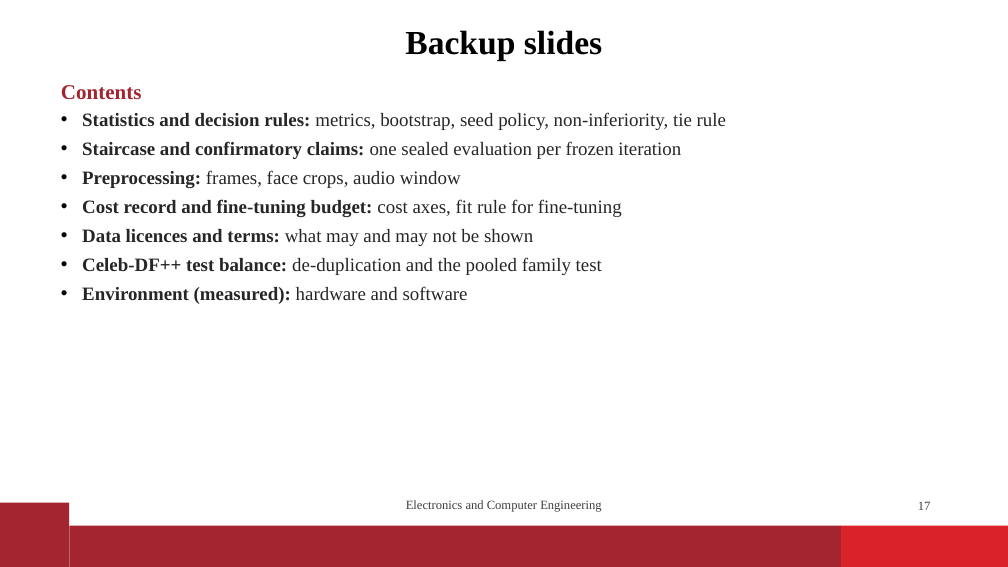
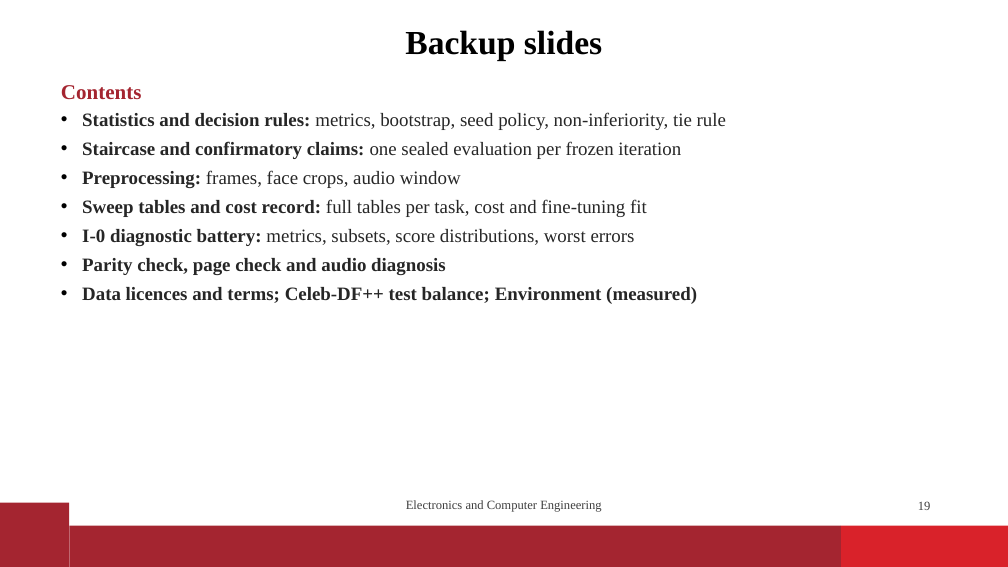
Before and after one commit to vaibhavshiroorkar/deepfake-detection, a slide deck: slide 19 of slides/DeepFake_Detection_Presentation.pptx (slide 17 before the commit). Drawn at 1008x567 pixels with LibreOffice and Linux fonts; fonts in the diff are those of the drawing; background and template pictures are left out. Boxes give left, top, right and bottom in pixels: in the first picture for what was removed or moved away, otherwise in the second. Text is boxed around its words. In the diff, an @@ line names an element or a change of style, - is before the commit and + after.

```diff
--- a/slides/DeepFake_Detection_Presentation.pptx
+++ b/slides/DeepFake_Detection_Presentation.pptx
@@ text at (82, 199, 697, 304): text changed; bold on @@
-• Cost record and fine-tuning budget: cost axes, fit rule for fine-tuning
-• Data licences and terms: what may and may not be shown
-• Celeb-DF++ test balance: de-duplication and the pooled family test
-• Environment (measured): hardware and software
+• Sweep tables and cost record: full tables per task, cost and fine-tuning fit
+• I-0 diagnostic battery: metrics, subsets, score distributions, worst errors
+• Parity check, page check and audio diagnosis
+• Data licences and terms; Celeb-DF++ test balance; Environment (measured)
@@ page number at (918, 501, 931, 510): text changed @@
-17
+19
```
Also in this commit, not shown: 6 other slides changed, 9 slides added, 1 slide removed, 11 other files.
